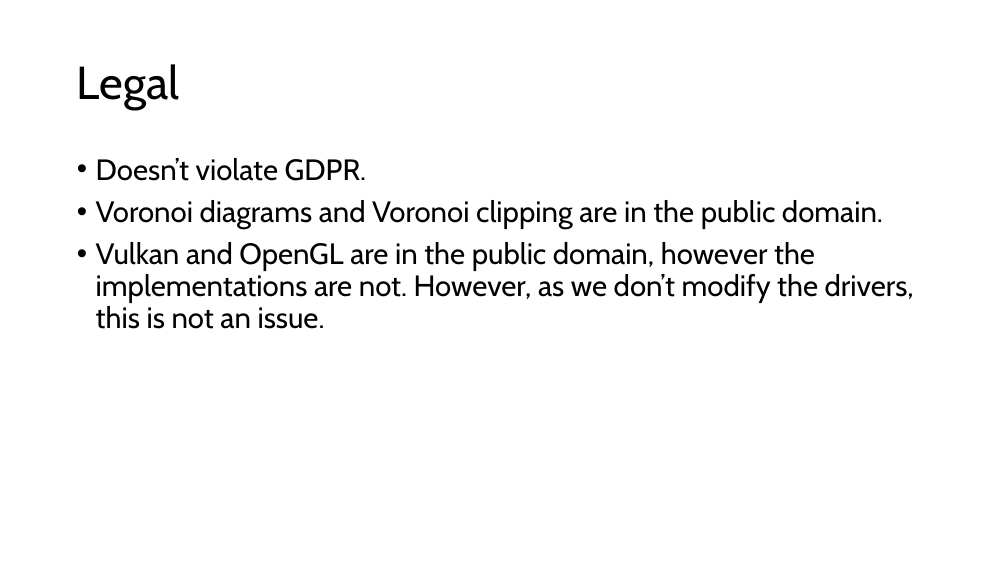
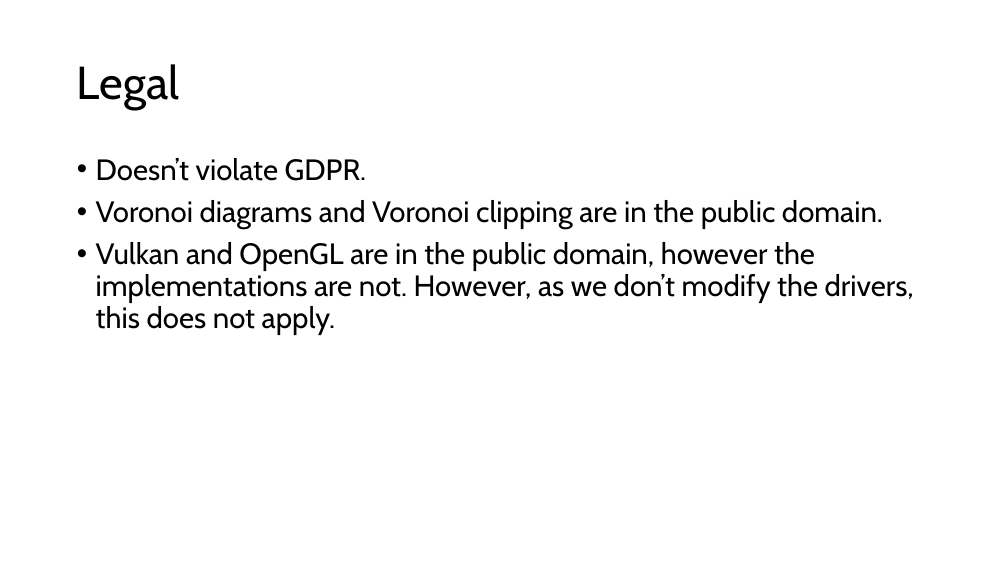
Before and after one commit to SamLGameDev/SamsEngine, a slide deck: slide 12 of Disertation/Proposal Presentation.pptx. Drawn at 1008x567 pixels with LibreOffice and Linux fonts; fonts in the diff are those of the drawing. Boxes give left, top, right and bottom in pixels: in the first picture for what was removed or moved away, otherwise in the second. Text is boxed around its words. In the diff, an @@ line names an element or a change of style, - is before the commit and + after.

```diff
--- a/Disertation/Proposal Presentation.pptx
+++ b/Disertation/Proposal Presentation.pptx
@@ text at (x1=96, y1=242, x2=914, y2=335): text changed @@
-• Vulkan and OpenGL are in the public domain, however the implementations are not. However, as we don’t modify the drivers, this is not an issue.
+• Vulkan and OpenGL are in the public domain, however the implementations are not. However, as we don’t modify the drivers, this does not apply.
```
Also in this commit, not shown: 8 other slides changed, 15 slides added, 3 slides removed, 1 other file.
